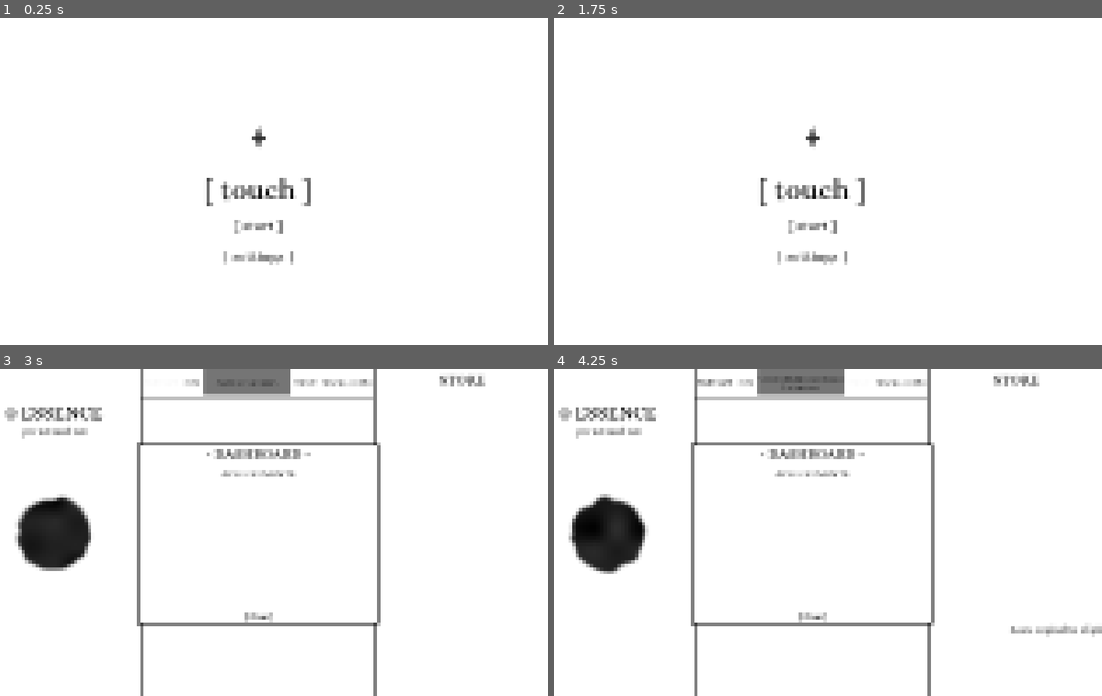
Above: before the commit, frames 1-4 (two rows, left to right).
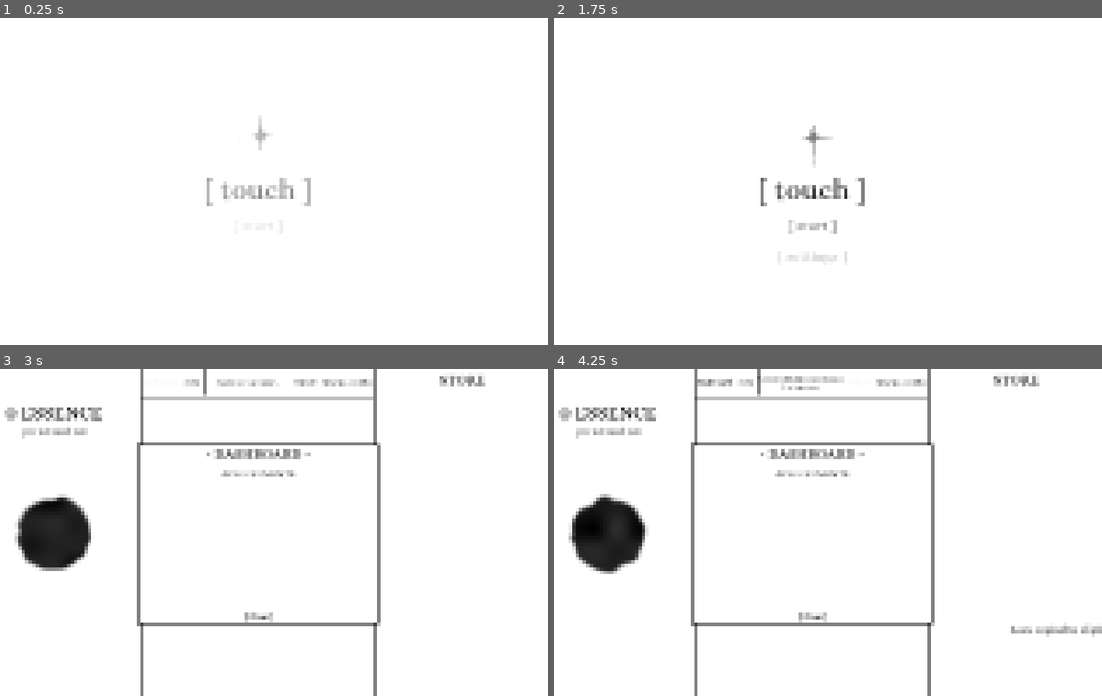
Above: after the commit, the same moments.

Repository: clydekevin82-design/yoru
Game: Godot game, scene res://scenes/main_menu.tscn
Same seed, same stepped clock (60 frames per second), same inputs: the game is played once before the commit and once after it.
Inputs:
- Up to frame 1 (0.25 s): no input
- Up to frame 2 (1.75 s): click "[ settings ]" at 0.5 s; click "[back]" at 1.25 s
- Up to frame 3 (3 s): click "[ start ]" at 2 s; click "Dashboard" at 2.75 s
- Up to frame 4 (4.25 s): click "Export" at 3.5 s

The runs differ from the first frame. In frame 1, 1.1% of the frame differs, in the area x 37-57%, y 30-76%; in frame 2, 0.6%; in frame 3, 1.3%, in the area x 37-53%, y 0-9%; in frame 4, 1.3%.

Commit message:
Add medical chart visual theme option in settings

Diff:
--- a/godot_project/project.godot
+++ b/godot_project/project.godot
@@ -22,6 +22,7 @@
 [autoload]
 
 PixelFilter="*res://scenes/pixel_filter_overlay.tscn"
+ThemeManager="*res://scripts/theme_manager.gd"
 
 [display]
 
--- a/godot_project/scenes/settings.tscn
+++ b/godot_project/scenes/settings.tscn
@@ -19,44 +19,112 @@
 anchor_bottom = 1.0
 grow_horizontal = 2
 grow_vertical = 2
-color = Color(1, 1, 1, 1)
+
+[node name="EtchingOverlay" type="ColorRect" parent="."]
+modulate = Color(0, 0, 0, 0.08)
+layout_mode = 1
+anchors_preset = 15
+anchor_right = 1.0
+anchor_bottom = 1.0
+grow_horizontal = 2
+grow_vertical = 2
+mouse_filter = 2
+color = Color(1, 1, 1, 0)
 
 [node name="Title" type="Label" parent="."]
 layout_mode = 1
 anchors_preset = 5
 anchor_left = 0.5
 anchor_right = 0.5
-offset_top = 100.0
-offset_bottom = 180.0
+offset_top = 88.0
+offset_bottom = 168.0
 grow_horizontal = 2
-theme_override_colors/font_color = Color(0, 0, 0, 1)
 theme_override_fonts/font = ExtResource("1_alice")
 theme_override_font_sizes/font_size = 64
-text = "- SETTINGS -"
+text = "SETTINGS"
 horizontal_alignment = 1
 
-[node name="VBoxContainer" type="VBoxContainer" parent="."]
+[node name="Subtitle" type="Label" parent="."]
+layout_mode = 1
+anchors_preset = 5
+anchor_left = 0.5
+anchor_right = 0.5
+offset_top = 168.0
+offset_bottom = 208.0
+grow_horizontal = 2
+theme_override_fonts/font = ExtResource("1_alice")
+theme_override_font_sizes/font_size = 24
+text = "Tune presentation and visual language"
+horizontal_alignment = 1
+
+[node name="AccentLine" type="ColorRect" parent="."]
 layout_mode = 1
 anchors_preset = 8
 anchor_left = 0.5
 anchor_top = 0.5
 anchor_right = 0.5
 anchor_bottom = 0.5
-offset_left = -200.0
-offset_top = -100.0
-offset_right = 200.0
-offset_bottom = 100.0
+offset_left = -320.0
+offset_top = -200.0
+offset_right = 320.0
+offset_bottom = -196.0
 grow_horizontal = 2
 grow_vertical = 2
-theme_override_constants/separation = 40
 
-[node name="VolumeLabel" type="Label" parent="VBoxContainer"]
+[node name="Card" type="PanelContainer" parent="."]
+layout_mode = 1
+anchors_preset = 8
+anchor_left = 0.5
+anchor_top = 0.5
+anchor_right = 0.5
+anchor_bottom = 0.5
+offset_left = -340.0
+offset_top = -190.0
+offset_right = 340.0
+offset_bottom = 160.0
+grow_horizontal = 2
+grow_vertical = 2
+
+[node name="VBoxContainer" type="VBoxContainer" parent="Card"]
 layout_mode = 2
-theme_override_colors/font_color = Color(0, 0, 0, 1)
+theme_override_constants/separation = 24
+
+[node name="Padding" type="MarginContainer" parent="Card/VBoxContainer"]
+layout_mode = 2
+theme_override_constants/margin_left = 32
+theme_override_constants/margin_top = 28
+theme_override_constants/margin_right = 32
+theme_override_constants/margin_bottom = 8
+
+[node name="VolumeLabel" type="Label" parent="Card/VBoxContainer/Padding"]
+layout_mode = 2
 theme_override_fonts/font = ExtResource("1_alice")
-theme_override_font_sizes/font_size = 32
+theme_override_font_sizes/font_size = 30
 text = "Sound: ON"
-horizontal_alignment = 1
+
+[node name="ThemeRow" type="HBoxContainer" parent="Card/VBoxContainer"]
+layout_mode = 2
+theme_override_constants/separation = 16
+
+[node name="ThemeLabel" type="Label" parent="Card/VBoxContainer/ThemeRow"]
+layout_mode = 2
+size_flags_horizontal = 3
+theme_override_fonts/font = ExtResource("1_alice")
+theme_override_font_sizes/font_size = 28
+text = "Visual Theme"
+
+[node name="ThemeOption" type="OptionButton" parent="Card/VBoxContainer/ThemeRow"]
+custom_minimum_size = Vector2(320, 54)
+layout_mode = 2
+theme_override_fonts/font = ExtResource("1_alice")
+theme_override_font_sizes/font_size = 22
+
+[node name="ThemeDescription" type="Label" parent="Card/VBoxContainer"]
+layout_mode = 2
+theme_override_fonts/font = ExtResource("1_alice")
+theme_override_font_sizes/font_size = 22
+text = ""
+autowrap_mode = 3
 
 [node name="BackButton" type="Button" parent="."]
 layout_mode = 1
@@ -65,15 +133,14 @@
 anchor_top = 1.0
 anchor_right = 0.5
 anchor_bottom = 1.0
-offset_left = -100.0
-offset_top = -150.0
-offset_right = 100.0
-offset_bottom = -90.0
+offset_left = -120.0
+offset_top = -132.0
+offset_right = 120.0
+offset_bottom = -74.0
 grow_horizontal = 2
 grow_vertical = 0
-theme_override_colors/font_color = Color(0, 0, 0, 1)
 theme_override_fonts/font = ExtResource("1_alice")
-theme_override_font_sizes/font_size = 48
+theme_override_font_sizes/font_size = 40
 text = "[back]"
 flat = true
 
--- a/godot_project/scripts/level_select.gd
+++ b/godot_project/scripts/level_select.gd
@@ -145,6 +145,8 @@
 const FloatingTextScript = preload("res://scripts/floating_text.gd")
 
 func _ready():
+	ThemeManager.theme_changed.connect(_apply_theme)
+	_apply_theme(ThemeManager.current_theme)
 	_load_game()
 	_update_ui()
 	_populate_store()
@@ -154,6 +156,29 @@
 	entity.scale = Vector2.ZERO
 	var tween = create_tween()
 	tween.tween_property(entity, "scale", Vector2.ONE, 1.0).set_trans(Tween.TRANS_ELASTIC).set_ease(Tween.EASE_OUT)
+
+
+
+func _apply_theme(_theme_id: String) -> void:
+	var palette: Dictionary = ThemeManager.get_palette()
+	$Background.color = palette["background"]
+	score_label.add_theme_color_override("font_color", palette["text"])
+	cps_label.add_theme_color_override("font_color", palette["muted_text"])
+	news_label.add_theme_color_override("font_color", palette["text"])
+	entity.color = palette["blood"]
+	blood_fill.color = palette["blood"]
+
+	for button in [$HBox/CenterColumn/HeaderContainer/DashboardBtn, $HBox/CenterColumn/HeaderContainer/SaveBtn, $HBox/CenterColumn/HeaderContainer/ExportBtn]:
+		button.add_theme_color_override("font_color", palette["text"])
+
+	var news_style := StyleBoxFlat.new()
+	news_style.bg_color = palette["surface"]
+	news_style.border_color = palette["line"]
+	news_style.border_width_left = 2
+	news_style.border_width_top = 2
+	news_style.border_width_right = 2
+	news_style.border_width_bottom = 2
+	$HBox/CenterColumn/HeaderContainer/NewsPanel.add_theme_stylebox_override("panel", news_style)
 
 func _process(delta):
 	# Passive Income
--- a/godot_project/scripts/main_menu.gd
+++ b/godot_project/scripts/main_menu.gd
@@ -1,14 +1,51 @@
 extends Control
 
-@onready var start_button = $StartButton
-@onready var settings_button = $SettingsButton
+@onready var background: ColorRect = $Background
+@onready var title: Label = $Title
+@onready var start_button: Button = $StartButton
+@onready var settings_button: Button = $SettingsButton
+@onready var star_icon: TextureRect = $StarIcon
 
-func _ready():
+func _ready() -> void:
 	start_button.pressed.connect(_on_start_button_pressed)
 	settings_button.pressed.connect(_on_settings_button_pressed)
+	start_button.mouse_entered.connect(func(): _animate_button_hover(start_button, true))
+	start_button.mouse_exited.connect(func(): _animate_button_hover(start_button, false))
+	settings_button.mouse_entered.connect(func(): _animate_button_hover(settings_button, true))
+	settings_button.mouse_exited.connect(func(): _animate_button_hover(settings_button, false))
+	ThemeManager.theme_changed.connect(_apply_theme)
+	_apply_theme(ThemeManager.current_theme)
+	_play_intro()
 
-func _on_start_button_pressed():
+func _apply_theme(_theme_id: String) -> void:
+	var palette: Dictionary = ThemeManager.get_palette()
+	background.color = palette["background"]
+	title.add_theme_color_override("font_color", palette["text"])
+	start_button.add_theme_color_override("font_color", palette["text"])
+	settings_button.add_theme_color_override("font_color", palette["text"])
+	star_icon.modulate = palette["accent"] if ThemeManager.current_theme == ThemeManager.THEME_MEDICAL else Color.WHITE
+
+func _play_intro() -> void:
+	title.modulate.a = 0.0
+	start_button.modulate.a = 0.0
+	settings_button.modulate.a = 0.0
+	star_icon.modulate.a = 0.0
+	star_icon.rotation = -0.25
+
+	var tween = create_tween()
+	tween.set_parallel(true)
+	tween.tween_property(title, "modulate:a", 1.0, 0.5)
+	tween.tween_property(star_icon, "modulate:a", 1.0, 0.7)
+	tween.tween_property(star_icon, "rotation", 0.0, 0.7).set_trans(Tween.TRANS_CUBIC).set_ease(Tween.EASE_OUT)
+	tween.tween_property(start_button, "modulate:a", 1.0, 0.4).set_delay(0.2)
+	tween.tween_property(settings_button, "modulate:a", 1.0, 0.4).set_delay(0.32)
+
+func _animate_button_hover(button: Button, hovered: bool) -> void:
+	var tween = create_tween()
+	tween.tween_property(button, "scale", Vector2(1.06, 1.06) if hovered else Vector2.ONE, 0.12)
+
+func _on_start_button_pressed() -> void:
 	get_tree().change_scene_to_file("res://scenes/level_select.tscn")
 
-func _on_settings_button_pressed():
+func _on_settings_button_pressed() -> void:
 	get_tree().change_scene_to_file("res://scenes/settings.tscn")
--- a/godot_project/scripts/settings.gd
+++ b/godot_project/scripts/settings.gd
@@ -1,4 +1,88 @@
 extends Control
 
-func _on_back_button_pressed():
+@onready var background: ColorRect = $Background
+@onready var title_label: Label = $Title
+@onready var subtitle_label: Label = $Subtitle
+@onready var panel: PanelContainer = $Card
+@onready var volume_label: Label = $Card/VBoxContainer/Padding/VolumeLabel
+@onready var theme_option: OptionButton = $Card/VBoxContainer/ThemeRow/ThemeOption
+@onready var theme_description: Label = $Card/VBoxContainer/ThemeDescription
+@onready var back_button: Button = $BackButton
+@onready var accent_line: ColorRect = $AccentLine
+@onready var hatch_overlay: ColorRect = $EtchingOverlay
+
+func _ready() -> void:
+	_populate_theme_options()
+	ThemeManager.theme_changed.connect(_apply_theme)
+	theme_option.item_selected.connect(_on_theme_selected)
+	back_button.mouse_entered.connect(_on_back_hovered)
+	back_button.mouse_exited.connect(_on_back_unhovered)
+	_apply_theme(ThemeManager.current_theme)
+	_play_intro_animation()
+
+func _populate_theme_options() -> void:
+	theme_option.clear()
+	var labels: Dictionary = ThemeManager.get_theme_labels()
+	for theme_id in labels.keys():
+		theme_option.add_item(labels[theme_id])
+		theme_option.set_item_metadata(theme_option.item_count - 1, theme_id)
+
+	for i in range(theme_option.item_count):
+		if theme_option.get_item_metadata(i) == ThemeManager.current_theme:
+			theme_option.select(i)
+			break
+
+func _on_theme_selected(index: int) -> void:
+	var selected_theme = str(theme_option.get_item_metadata(index))
+	ThemeManager.set_theme(selected_theme)
+
+func _apply_theme(theme_id: String) -> void:
+	var palette: Dictionary = ThemeManager.get_palette()
+	background.color = palette["background"]
+	accent_line.color = palette["line"]
+	title_label.add_theme_color_override("font_color", palette["text"])
+	subtitle_label.add_theme_color_override("font_color", palette["muted_text"])
+	volume_label.add_theme_color_override("font_color", palette["text"])
+	theme_description.add_theme_color_override("font_color", palette["muted_text"])
+	back_button.add_theme_color_override("font_color", palette["text"])
+
+	var panel_style := StyleBoxFlat.new()
+	panel_style.bg_color = palette["surface"]
+	panel_style.border_width_left = 3
+	panel_style.border_width_top = 3
+	panel_style.border_width_right = 3
+	panel_style.border_width_bottom = 3
+	panel_style.border_color = palette["line"]
+	panel.add_theme_stylebox_override("panel", panel_style)
+
+	if theme_id == ThemeManager.THEME_MEDICAL:
+		theme_description.text = "Clinical sketch style with restrained red annotations and instructional spacing."
+		hatch_overlay.visible = true
+	else:
+		theme_description.text = "Original high-contrast style."
+		hatch_overlay.visible = false
+
+func _play_intro_animation() -> void:
+	title_label.modulate.a = 0.0
+	subtitle_label.modulate.a = 0.0
+	panel.modulate.a = 0.0
+	back_button.modulate.a = 0.0
+	panel.position.y += 24.0
+
+	var tween = create_tween().set_parallel(true)
+	tween.tween_property(title_label, "modulate:a", 1.0, 0.45)
+	tween.tween_property(subtitle_label, "modulate:a", 1.0, 0.55).set_delay(0.1)
+	tween.tween_property(panel, "modulate:a", 1.0, 0.55).set_delay(0.15)
+	tween.tween_property(panel, "position:y", panel.position.y - 24.0, 0.55).set_trans(Tween.TRANS_CUBIC).set_ease(Tween.EASE_OUT).set_delay(0.15)
+	tween.tween_property(back_button, "modulate:a", 1.0, 0.5).set_delay(0.25)
+
+func _on_back_hovered() -> void:
+	var tween = create_tween()
+	tween.tween_property(back_button, "scale", Vector2(1.04, 1.04), 0.15)
+
+func _on_back_unhovered() -> void:
+	var tween = create_tween()
+	tween.tween_property(back_button, "scale", Vector2.ONE, 0.15)
+
+func _on_back_button_pressed() -> void:
 	get_tree().change_scene_to_file("res://scenes/main_menu.tscn")
--- /dev/null
+++ b/godot_project/scripts/theme_manager.gd
@@ -0,0 +1,69 @@
+extends Node
+
+signal theme_changed(theme_id: String)
+
+const SAVE_PATH := "user://settings.cfg"
+const SECTION := "display"
+const KEY_THEME := "theme"
+
+const THEME_CLASSIC := "classic"
+const THEME_MEDICAL := "medical_chart"
+
+const THEME_LABELS := {
+	THEME_CLASSIC: "Classic Monochrome",
+	THEME_MEDICAL: "Medical Chart / Anatomical Etching"
+}
+
+const PALETTES := {
+	THEME_CLASSIC: {
+		"background": Color(1, 1, 1, 1),
+		"surface": Color(1, 1, 1, 1),
+		"line": Color(0, 0, 0, 1),
+		"text": Color(0, 0, 0, 1),
+		"muted_text": Color(0.15, 0.15, 0.15, 1),
+		"accent": Color(0.17, 0.03, 0.03, 1),
+		"blood": Color(0.4, 0.01, 0.01, 1)
+	},
+	THEME_MEDICAL: {
+		"background": Color("f8f5ef"),
+		"surface": Color("fffdf8"),
+		"line": Color("312f2c"),
+		"text": Color("1f1c19"),
+		"muted_text": Color("625d56"),
+		"accent": Color("871f1f"),
+		"blood": Color("8f1218")
+	}
+}
+
+var current_theme: String = THEME_CLASSIC
+
+func _ready() -> void:
+	_load_settings()
+
+func _load_settings() -> void:
+	var config := ConfigFile.new()
+	var err := config.load(SAVE_PATH)
+	if err == OK:
+		var saved_theme = str(config.get_value(SECTION, KEY_THEME, THEME_CLASSIC))
+		if PALETTES.has(saved_theme):
+			current_theme = saved_theme
+
+func set_theme(theme_id: String) -> void:
+	if not PALETTES.has(theme_id):
+		return
+	if current_theme == theme_id:
+		return
+	current_theme = theme_id
+	_save_settings()
+	theme_changed.emit(current_theme)
+
+func _save_settings() -> void:
+	var config := ConfigFile.new()
+	config.set_value(SECTION, KEY_THEME, current_theme)
+	config.save(SAVE_PATH)
+
+func get_palette() -> Dictionary:
+	return PALETTES.get(current_theme, PALETTES[THEME_CLASSIC])
+
+func get_theme_labels() -> Dictionary:
+	return THEME_LABELS
